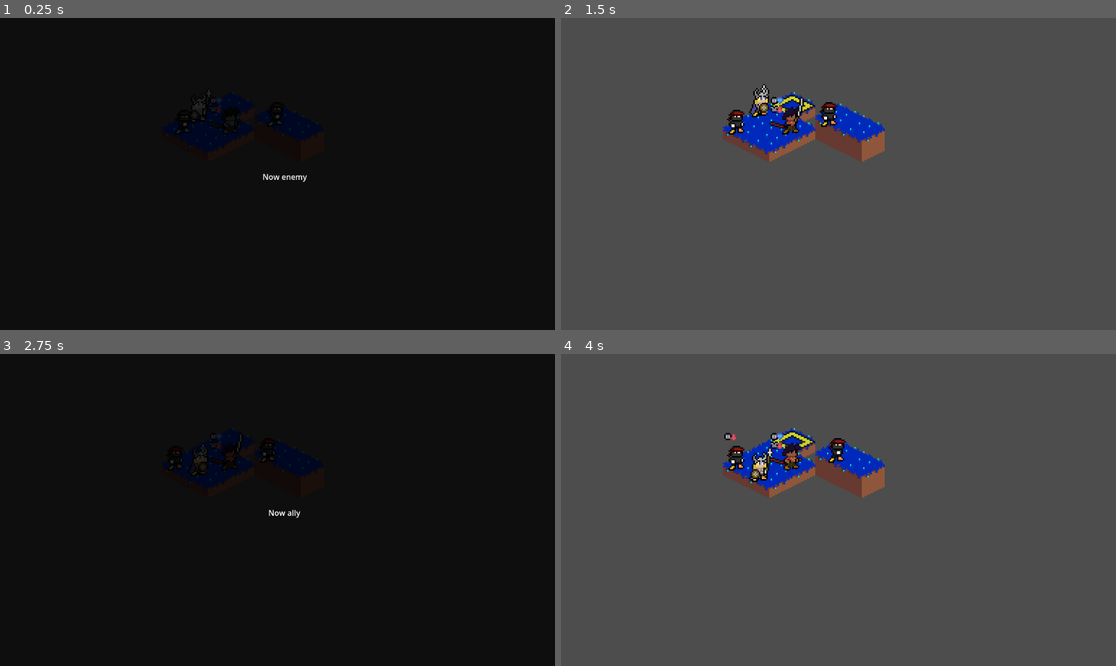
Above: before the commit, frames 1-4 (two rows, left to right).
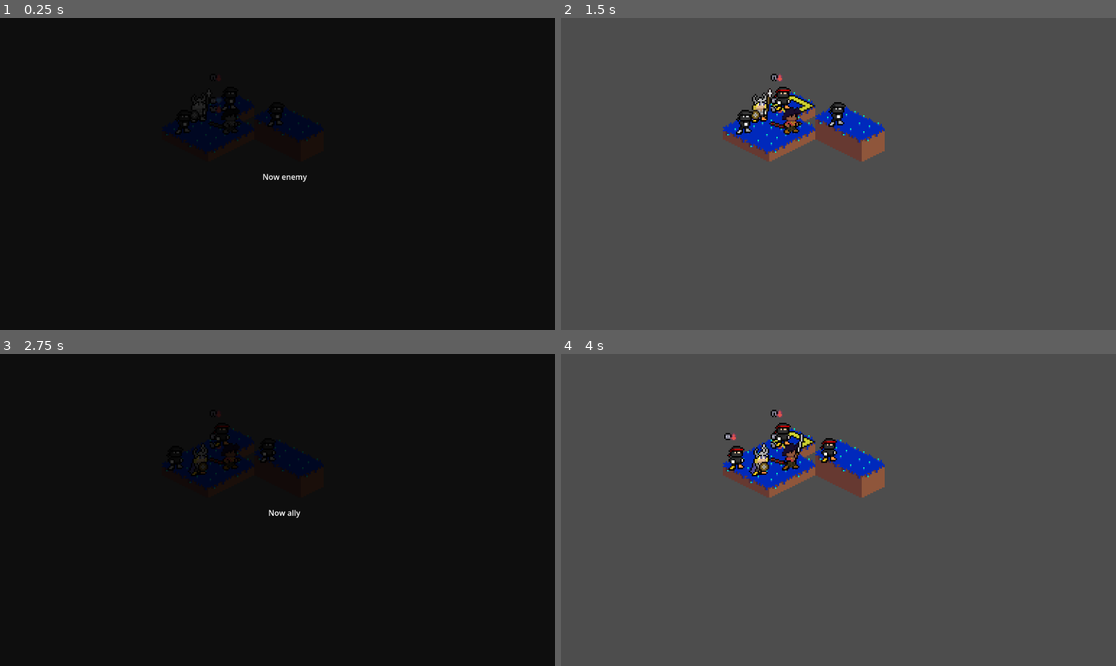
Above: after the commit, the same moments.

Repository: Puffe14/godot-breaker-srpg
Game: Godot game, scene res://nodes/main_gui.tscn
The game is run twice, just before and just after one commit, with the same random seed, the same clock (stepped at 60 frames per second) and the same inputs.
Inputs (mouse positions are in pixels of both pictures, inside the frame that each line leads up to):
- Up to frame 1 (0.25 s): no input
- Up to frame 2 (1.5 s): move the mouse to (794, 105) at 0.52 s; tap Tab (deselect) at 0.6 s; click (794, 105) at 0.67 s; click (794, 105) at 1.35 s
- Up to frame 3 (2.75 s): move the mouse to (233, 463) at 2.02 s; tap Tab (deselect) at 2.1 s; click (233, 463) at 2.17 s
- Up to frame 4 (4 s): move the mouse to (794, 441) at 2.77 s; click (794, 441) at 2.85 s; tap Tab (deselect) at 3.6 s; click (794, 441) at 3.67 s

The runs differ from the first frame. In frame 1, less than 0.1% of the frame differs, in the area x 39-43%, y 18-30%; in frame 2, 1.2%, in the area x 29-52%, y 17-38%; in frame 3, 0.2%; in frame 4, 0.9%.

Commit message:
Added creating UnitNodes from main_gui, added still animation when not own turn.

Diff:
--- a/nodes/main_gui.tscn
+++ b/nodes/main_gui.tscn
@@ -4,17 +4,9 @@
 [ext_resource type="PackedScene" uid="uid://diiheyi84s1fi" path="res://nodes/maps/map_node.tscn" id="2_7wb8r"]
 [ext_resource type="Resource" uid="uid://52m2blhp25hg" path="res://resources/data/test_game.tres" id="2_spby4"]
 [ext_resource type="Resource" uid="uid://ck2g62guljqbd" path="res://resources/data/masp/test_map_field.tres" id="3_spby4"]
-[ext_resource type="PackedScene" uid="uid://bssumlqsjyewn" path="res://nodes/unit_node.tscn" id="5_lw646"]
-[ext_resource type="Resource" uid="uid://dbvi4m2ryv53" path="res://resources/data/units/test_unit_l.tres" id="6_4lkkm"]
-[ext_resource type="SpriteFrames" uid="uid://c0rww68rlw5y4" path="res://resources/images/animation/lairaea.tres" id="7_qdy25"]
-[ext_resource type="Resource" uid="uid://bie562w7q05je" path="res://resources/data/units/test_unit_c.tres" id="8_mvnht"]
 [ext_resource type="PackedScene" uid="uid://c73exgfedhbd7" path="res://nodes/menus/unit_container.tscn" id="9_4lkkm"]
 [ext_resource type="FontFile" uid="uid://b1q1y0wi884fk" path="res://resources/fonts/Jersey_10/Jersey10-Regular.ttf" id="9_qdy25"]
-[ext_resource type="SpriteFrames" uid="uid://duodoahfamvmo" path="res://resources/images/animation/cylna.tres" id="9_unew4"]
 [ext_resource type="PackedScene" uid="uid://d3leony1sl4j3" path="res://nodes/menus/tile_container.tscn" id="10_4lkkm"]
-[ext_resource type="Resource" uid="uid://ddf228rj1u2qe" path="res://resources/data/units/dummy_unit.tres" id="10_834jy"]
-[ext_resource type="SpriteFrames" uid="uid://bx864agjdymh1" path="res://resources/images/animation/ninja.tres" id="11_ex6rk"]
-[ext_resource type="Resource" uid="uid://clrx651vvcyce" path="res://resources/data/units/dummy2_unit.tres" id="12_yx44x"]
 
 [sub_resource type="Theme" id="Theme_mvnht"]
 default_font = ExtResource("9_qdy25")
@@ -36,22 +28,6 @@
 field_map = ExtResource("3_spby4")
 
 [node name="UnitNodeList" type="Node" parent="." unique_id=2145727142]
-
-[node name="Node2D" parent="UnitNodeList" unique_id=868511613 instance=ExtResource("5_lw646")]
-unit = ExtResource("6_4lkkm")
-frames = ExtResource("7_qdy25")
-
-[node name="Node2D2" parent="UnitNodeList" unique_id=110937731 instance=ExtResource("5_lw646")]
-unit = ExtResource("8_mvnht")
-frames = ExtResource("9_unew4")
-
-[node name="Node2D3" parent="UnitNodeList" unique_id=1182455284 instance=ExtResource("5_lw646")]
-unit = ExtResource("10_834jy")
-frames = ExtResource("11_ex6rk")
-
-[node name="Node2D4" parent="UnitNodeList" unique_id=1926424269 instance=ExtResource("5_lw646")]
-unit = ExtResource("12_yx44x")
-frames = ExtResource("11_ex6rk")
 
 [node name="HUD" type="Control" parent="." unique_id=113286467]
 layout_mode = 3
--- a/nodes/unit_node.tscn
+++ b/nodes/unit_node.tscn
@@ -10,20 +10,20 @@
 resource_local_to_scene = true
 shader = ExtResource("3_c38aa")
 
-[node name="Node2D" type="Node2D" node_paths=PackedStringArray("icon_control") groups=["unit"]]
+[node name="Node2D" type="Node2D" unique_id=1337361225 node_paths=PackedStringArray("icon_control") groups=["unit"]]
 scale = Vector2(3, 3)
 script = ExtResource("1_xinmc")
 shader = ExtResource("3_c38aa")
 icon_control = NodePath("Control")
 
-[node name="Sprite2D" type="Sprite2D" parent="."]
+[node name="Sprite2D" type="Sprite2D" parent="." unique_id=1503339535]
 texture = ExtResource("2_gax0m")
 
-[node name="AnimatedSprite2D" type="AnimatedSprite2D" parent="."]
+[node name="AnimatedSprite2D" type="AnimatedSprite2D" parent="." unique_id=1680806366]
 material = SubResource("ShaderMaterial_ax037")
 animation = &""
 
-[node name="Control" type="Control" parent="." node_paths=PackedStringArray("vbox")]
+[node name="Control" type="Control" parent="." unique_id=416744645 node_paths=PackedStringArray("vbox")]
 layout_mode = 3
 anchors_preset = 0
 offset_left = -15.333335
@@ -35,7 +35,7 @@
 vbox = NodePath("VBoxContainer")
 icon_rect = ExtResource("4_76tq2")
 
-[node name="VBoxContainer" type="VBoxContainer" parent="Control"]
+[node name="VBoxContainer" type="VBoxContainer" parent="Control" unique_id=1748369356]
 layout_mode = 0
 offset_left = -0.33333206
 offset_top = -6.0
@@ -43,5 +43,5 @@
 offset_bottom = 34.0
 theme_override_constants/separation = 1
 
-[node name="TextureRect" parent="Control/VBoxContainer" instance=ExtResource("4_76tq2")]
+[node name="TextureRect" parent="Control/VBoxContainer" unique_id=1262584961 instance=ExtResource("4_76tq2")]
 layout_mode = 2
--- a/resources/data/characters/cylna.tres
+++ b/resources/data/characters/cylna.tres
@@ -28,4 +28,5 @@
 myClass = ExtResource("1_e7l0s")
 growths = SubResource("Resource_t82sm")
 stats = SubResource("Resource_uqnh0")
+picture_name = "cylna"
 metadata/_custom_type_script = "uid://dalmi1756haci"
--- a/resources/data/characters/dummy.tres
+++ b/resources/data/characters/dummy.tres
@@ -17,4 +17,5 @@
 myClass = ExtResource("2_uqm38")
 growths = ExtResource("1_8nio8")
 stats = SubResource("Resource_ywmxy")
+picture_name = "ninja"
 metadata/_custom_type_script = "uid://dalmi1756haci"
--- a/resources/data/characters/dummy2.tres
+++ b/resources/data/characters/dummy2.tres
@@ -16,4 +16,5 @@
 myClass = ExtResource("2_mqpwc")
 growths = ExtResource("1_xqn82")
 stats = SubResource("Resource_ywmxy")
+picture_name = "ninja"
 metadata/_custom_type_script = "uid://dalmi1756haci"
--- a/resources/data/characters/lairaea.tres
+++ b/resources/data/characters/lairaea.tres
@@ -11,4 +11,5 @@
 myClass = ExtResource("2_iqnrb")
 growths = ExtResource("4_5252y")
 stats = ExtResource("1_iqnrb")
+picture_name = "lairaea"
 metadata/_custom_type_script = "uid://dalmi1756haci"
--- a/resources/data/test_grid.tres
+++ b/resources/data/test_grid.tres
@@ -5,6 +5,7 @@
 [ext_resource type="Script" uid="uid://mnt78qxjtldn" path="res://scripts/components/tiles/occupiable.gd" id="3_hgld7"]
 [ext_resource type="Resource" uid="uid://dbvi4m2ryv53" path="res://resources/data/units/test_unit_l.tres" id="3_s1kq2"]
 [ext_resource type="Resource" uid="uid://bie562w7q05je" path="res://resources/data/units/test_unit_c.tres" id="4_fly2l"]
+[ext_resource type="Resource" uid="uid://bu2im4wwhcoou" path="res://resources/data/units/dummy3_unit.tres" id="6_s1kq2"]
 
 [sub_resource type="Resource" id="Resource_s1kq2"]
 script = ExtResource("3_hgld7")
@@ -53,6 +54,7 @@
 
 [sub_resource type="Resource" id="Resource_hloux"]
 script = ExtResource("3_hgld7")
+occupant = ExtResource("6_s1kq2")
 metadata/_custom_type_script = "uid://mnt78qxjtldn"
 
 [sub_resource type="Resource" id="Resource_ghn50"]
--- /dev/null
+++ b/resources/data/units/dummy3_unit.tres
@@ -0,0 +1,21 @@
+[gd_resource type="Resource" script_class="Units" format=3 uid="uid://bu2im4wwhcoou"]
+
+[ext_resource type="Resource" uid="uid://bdub1bfsqbcql" path="res://resources/data/characters/dummy2.tres" id="1_2hgun"]
+[ext_resource type="Script" uid="uid://yejumcuhegph" path="res://scripts/components/items/inventory.gd" id="2_oax5r"]
+[ext_resource type="Resource" uid="uid://cpc8l1qp52mc8" path="res://resources/data/items/test_bow.tres" id="3_opnil"]
+[ext_resource type="Resource" uid="uid://b4p6vaa66l6uq" path="res://resources/data/zero_stat.tres" id="3_wq27s"]
+[ext_resource type="Script" uid="uid://0slpdtksthq2" path="res://scripts/components/units/units.gd" id="4_opnil"]
+
+[sub_resource type="Resource" id="Resource_jhsmk"]
+script = ExtResource("2_oax5r")
+slots = [ExtResource("3_opnil"), null, null, null, null, null]
+metadata/_custom_type_script = "uid://yejumcuhegph"
+
+[resource]
+script = ExtResource("4_opnil")
+character = ExtResource("1_2hgun")
+inventory = SubResource("Resource_jhsmk")
+wounds = Array[int]([2])
+temporaryStats = ExtResource("3_wq27s")
+nearbyBonuses = ExtResource("3_wq27s")
+metadata/_custom_type_script = "uid://0slpdtksthq2"
--- a/resources/images/animation/cylna.tres
+++ b/resources/images/animation/cylna.tres
@@ -67,6 +67,14 @@
 "frames": [{
 "duration": 1.0,
 "texture": ExtResource("1_6e5rh")
+}],
+"loop": true,
+"name": &"stills",
+"speed": 5.0
+}, {
+"frames": [{
+"duration": 1.0,
+"texture": ExtResource("1_6e5rh")
 }, {
 "duration": 1.0,
 "texture": ExtResource("2_n4akh")
--- a/resources/images/animation/lairaea.tres
+++ b/resources/images/animation/lairaea.tres
@@ -67,6 +67,14 @@
 "frames": [{
 "duration": 1.0,
 "texture": ExtResource("1_6e5rh")
+}],
+"loop": true,
+"name": &"still",
+"speed": 5.0
+}, {
+"frames": [{
+"duration": 1.0,
+"texture": ExtResource("1_6e5rh")
 }, {
 "duration": 1.0,
 "texture": ExtResource("2_n4akh")
--- a/resources/images/animation/ninja.tres
+++ b/resources/images/animation/ninja.tres
@@ -67,6 +67,14 @@
 "frames": [{
 "duration": 1.0,
 "texture": ExtResource("2_tg7rq")
+}],
+"loop": true,
+"name": &"still",
+"speed": 5.0
+}, {
+"frames": [{
+"duration": 1.0,
+"texture": ExtResource("2_tg7rq")
 }, {
 "duration": 1.0,
 "texture": ExtResource("1_uo0kj")
--- a/scripts/components/units/character.gd
+++ b/scripts/components/units/character.gd
@@ -7,6 +7,7 @@
 @export var xp: int = 0
 @export var growths: Stats
 @export var stats: Stats
+@export var picture_name = ""
 
 func swapClass(newClass: Class):
 	myClass = newClass
--- a/scripts/ui/main_gui.gd
+++ b/scripts/ui/main_gui.gd
@@ -145,11 +145,17 @@
 		if node_list.all(func(n): return n.unit != unit):
 			var new_unit_node = unit_node.instantiate()
 			new_unit_node.unit = unit
+			new_unit_node.set_node(unit)
+			new_unit_node._ready()
 			unit_list_node.add_child(new_unit_node)
 
 func on_change_turn():
 	for u: UnitNode in get_tree().get_nodes_in_group("unit"):
 		u.on_update(1, true)
+		if u.unit and u.unit.team == game.turnOf:
+			u.play_animation("default",1)
+		else:
+			u.play_animation("still",1)
 	# inform whose turn it is now
 	var msg: String = ""
 	if game:
--- a/scripts/ui/unit_node.gd
+++ b/scripts/ui/unit_node.gd
@@ -12,7 +12,9 @@
 signal dead
 
 func set_node(new_unit: Units):
-	pass
+	unit = new_unit
+	if unit:
+		frames = load("res://resources/images/animation/"+unit.character.picture_name+".tres")
 
 func list_status_icons():
 	if icon_control:
Not shown: 1 places in nodes/unit_node.tscn that only renumber resources
Not shown: 1 places in resources/data/characters/lairaea.tres that only renumber resources
Not shown: 1 places in resources/data/test_inventory.tres that only renumber resources
Not shown: 1 places in resources/images/animation/cylna.tres that only renumber resources
Not shown: 1 places in resources/images/animation/lairaea.tres that only renumber resources
Not shown: 1 places in resources/images/animation/ninja.tres that only renumber resources
